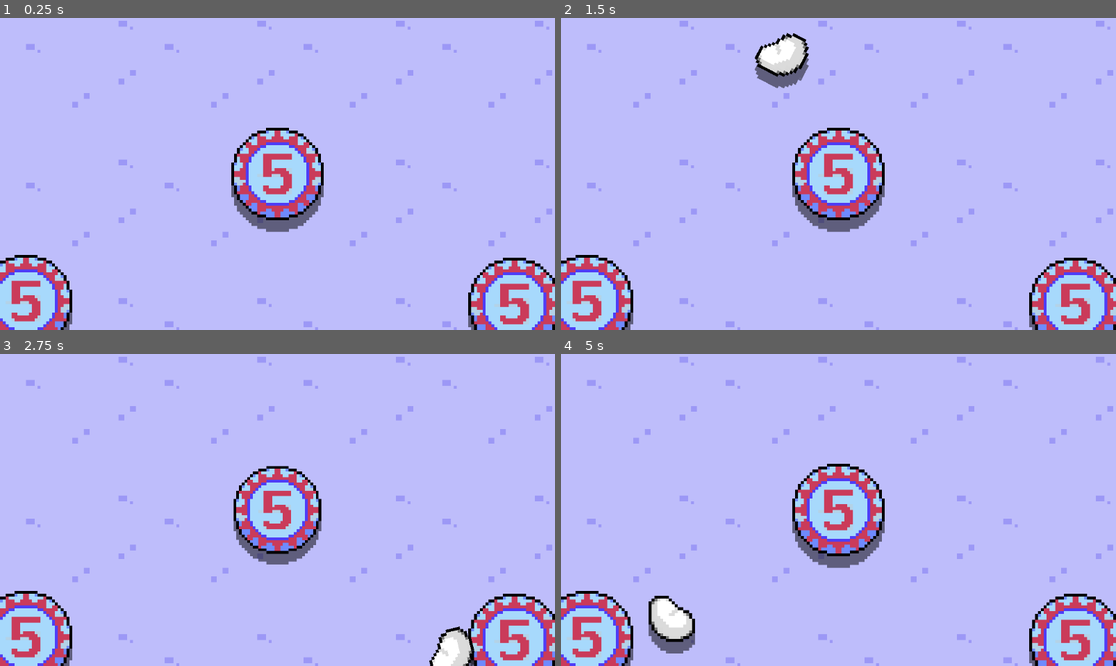
Above: before the commit, frames 1-4 (two rows, left to right).
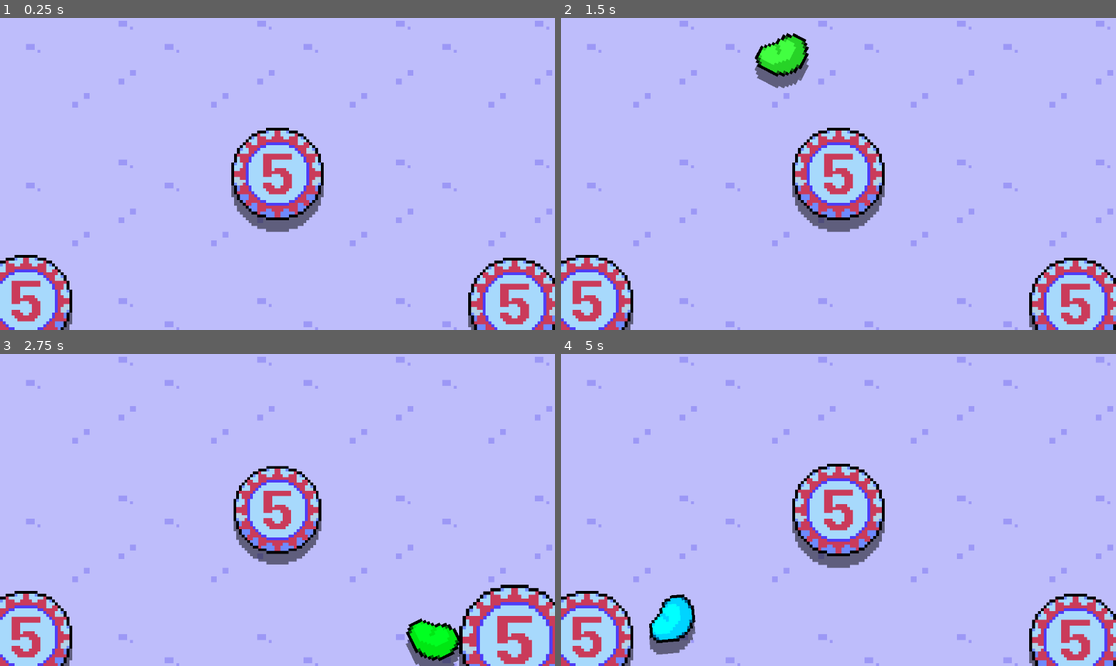
Above: after the commit, the same moments.

Repository: dairycultist/bean-game
Game: Godot game, scene res://scene.tscn
Two runs of this game, one before a commit and one after it. Both use one fixed random seed, a clock stepped at 60 frames per second and the inputs below.
Inputs (mouse positions are in pixels of both pictures, inside the frame that each line leads up to):
- Up to frame 1 (0.25 s): no input
- Up to frame 2 (1.5 s): tap Enter at 0.5 s; move the mouse to (838, 174) at 0.52 s; press the mouse at (838, 174) at 0.53 s; move the mouse to (727, 189) at 1.27 s; release the mouse at (727, 189) at 1.28 s; click (727, 189) at 1.35 s
- Up to frame 3 (2.75 s): move the mouse to (333, 441) at 2.02 s; press the mouse at (333, 441) at 2.03 s
- Up to frame 4 (5 s): move the mouse to (810, 572) at 2.77 s; release the mouse at (810, 572) at 2.78 s; click (810, 572) at 2.85 s; move the mouse to (1005, 556) at 3.52 s; press the mouse at (1005, 556) at 3.53 s; move the mouse to (672, 463) at 4.27 s; release the mouse at (672, 463) at 4.28 s; click (672, 463) at 4.35 s

The runs differ from the first frame. In frame 1, 0.1% of the frame differs, in the area x 2-93%, y 52-99%; in frame 2, 0.8%; in frame 3, 4.0%, in the area x 2-100%, y 52-100%; in frame 4, 1.4%.

Commit message:
Update bean color system among other things

Diff:
--- a/bean.gd
+++ b/bean.gd
@@ -11,10 +11,25 @@
 
 	_audio_on_collide = get_parent().get_node("AudioOnCollide")
 
-	var r := randf()
-	var g := randf()
+	# set color using OKLab
+	var L := 1.0;
+	var a := randf() * 0.6 - 0.3;
+	var b := randf() * 0.6 - 0.3;
 
-	$Sprite.modulate  = Color(r, g, 1.0 - r - g)
+	var l_ := L + 0.3963377774 * a + 0.2158037573 * b;
+	var m_ := L - 0.1055613458 * a - 0.0638541728 * b;
+	var s_ := L - 0.0894841775 * a - 1.2914855480 * b;
+
+	var l := l_*l_*l_;
+	var m := m_*m_*m_;
+	var s := s_*s_*s_;
+
+	$Sprite.material = $Sprite.material.duplicate()
+	$Sprite.material.set("shader_parameter/color", Color(
+		+4.0767416621 * l - 3.3077115913 * m + 0.2309699292 * s,
+		-1.2684380046 * l + 2.6097574011 * m - 0.3413193965 * s,
+		-0.0041960863 * l - 0.7034186147 * m + 1.7076147010 * s
+	));
 
 func _process(delta: float) -> void:
 
--- a/bean_dropper.gd
+++ b/bean_dropper.gd
@@ -43,5 +43,6 @@
 		the_bean = bean.instantiate()
 		add_child(the_bean)
 		the_bean.global_position.y = get_parent().global_position.y
+		the_bean.global_rotation = randf() * PI * 2
 		the_bean.collision_layer = 0
 		the_bean.freeze = true
--- a/shadow.gdshader
+++ b/shadow.gdshader
@@ -1,4 +1,6 @@
 shader_type canvas_item;
+
+uniform vec3 color: source_color = vec3(1.0);
 
 uniform int dist = 2;
 uniform float opacity: hint_range(0.0, 1.0) = 0.5;
@@ -39,5 +41,5 @@
 		* step(0.0, main_uv.x)
 		* step(0.0, main_uv.y);
 
-	COLOR += main_color * main_color.a;
+	COLOR += main_color * vec4(color, 1.0) * main_color.a;
 }
--- a/shadow.tres
+++ b/shadow.tres
@@ -4,5 +4,6 @@
 
 [resource]
 shader = ExtResource("1_osji6")
+shader_parameter/color = Color(1, 1, 1, 0.5019608)
 shader_parameter/dist = 4
 shader_parameter/opacity = 0.5
Binary file changed: bean.png
Binary file changed: bumper.png
